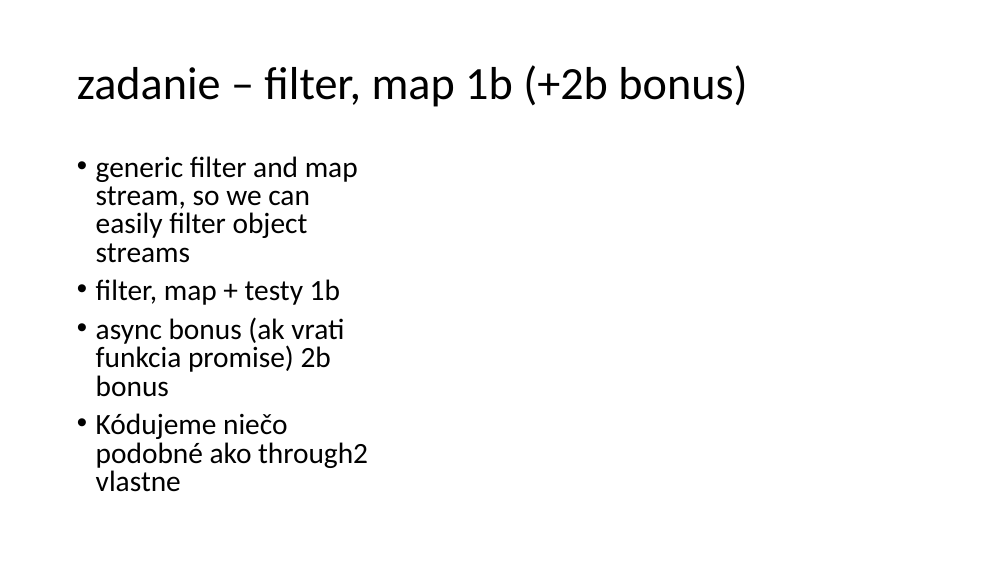
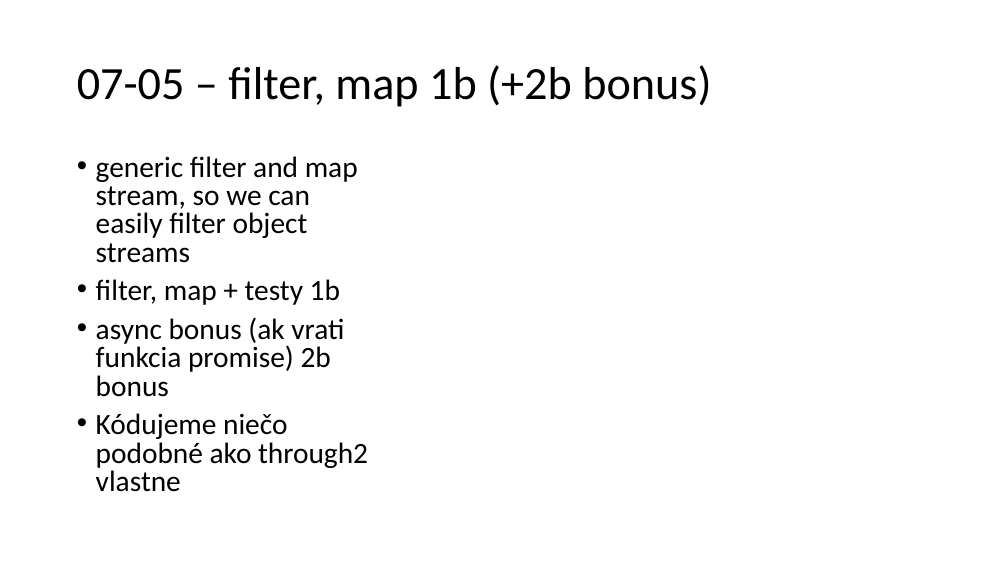
Before and after one commit to yimejky/wawjs, a slide deck: slide 7 of 07-cvicenie/cvicenie07.pptx. Drawn at 1008x567 pixels with LibreOffice and Linux fonts; fonts in the diff are those of the drawing. Boxes give left, top, right and bottom in pixels: in the first picture for what was removed or moved away, otherwise in the second. Text is boxed around its words. In the diff, an @@ line names an element or a change of style, - is before the commit and + after.

```diff
--- a/07-cvicenie/cvicenie07.pptx
+++ b/07-cvicenie/cvicenie07.pptx
@@ title at box(77, 65, 711, 107): text changed @@
-zadanie – filter, map 1b (+2b bonus)
+07-05 – filter, map 1b (+2b bonus)
```
Also in this commit, not shown: 3 other slides changed, 22 other files.
